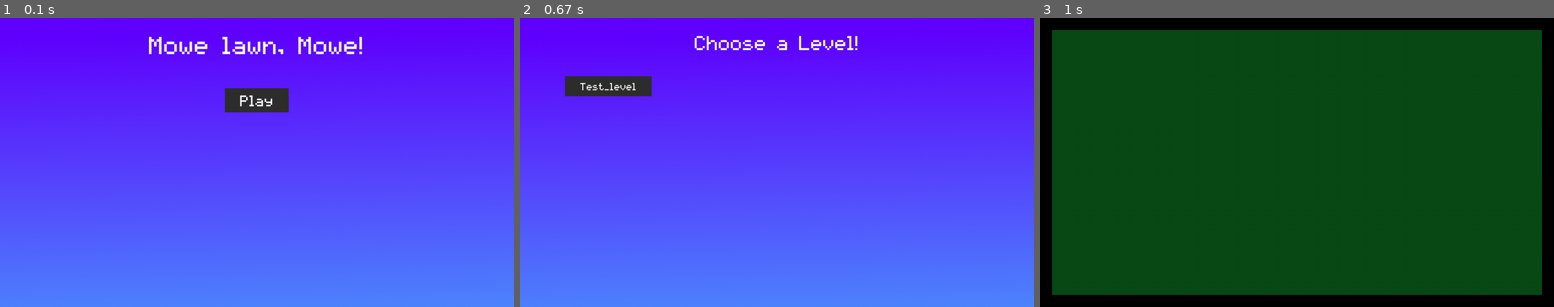
Above: before the commit, frames 1-3 (left to right).
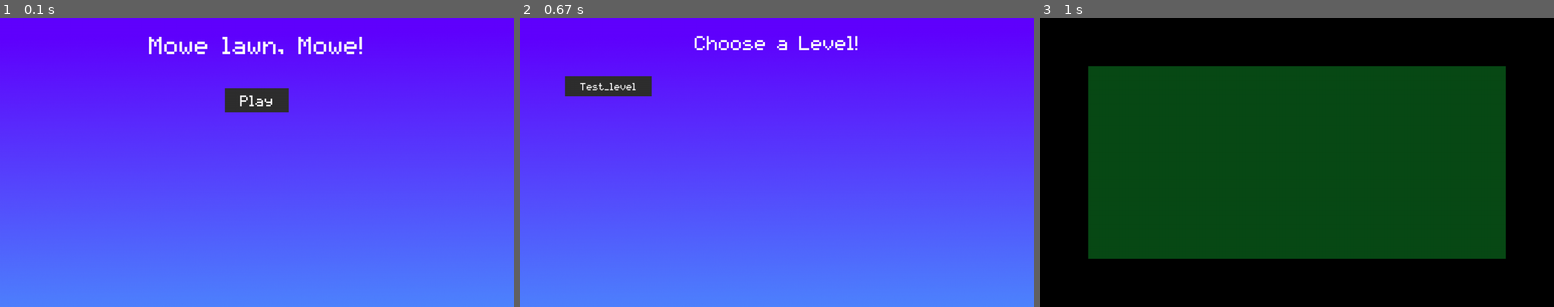
Above: after the commit, the same moments.

Repository: Acaippa/pygame-lawnmower
Game: pygame game, started from ver 0.3/main.py
The game is run twice, just before and just after one commit, with the same random seed, the same clock (stepped at 60 frames per second) and the same inputs.
Inputs (mouse positions are in pixels of both pictures, inside the frame that each line leads up to):
- Up to frame 1 (0.1 s): no input
- Up to frame 2 (0.67 s): click (777, 98) at 0.38 s
- Up to frame 3 (1 s): click (1127, 87) at 0.72 s

Frames 1-2 are identical in both runs. In frame 3, 33% of the frame differs, in the area x 2-98%, y 4-96%.

Commit message:
Add grass module

Diff:
--- /dev/null
+++ b/ver 0.3/modules/game/grass.py
@@ -0,0 +1,26 @@
+import pygame
+import random
+
+class Grass:
+	def __init__(self, parent, **kwargs):
+		self.parent = parent
+
+		self.display_surface = self.parent.display_surface # Test_level surface
+
+		self.delta_time = 0
+
+		self.pos = kwargs.get("pos", (0, 0))
+
+		self.height = 10
+
+		self.bend = random.uniform(-2, 2)
+
+		self.color = kwargs.get("color", "#00ff00")
+
+	def update(self, dt):
+		self.delta_time = dt
+
+		self.draw()
+
+	def draw(self):
+		pygame.draw.line(self.display_surface, self.color, self.pos, (self.pos[0] + self.bend, self.pos[1] + self.height), width = 2)
--- a/ver 0.3/modules/game/ground.py
+++ b/ver 0.3/modules/game/ground.py
@@ -1,4 +1,5 @@
 import pygame
+from modules.game.grass import*
 
 class Ground:
 	def __init__(self, level):
@@ -10,7 +11,7 @@
 
 		w, h = self.display_surface.get_size()
 
-		self.margin = 30
+		self.margin = 120
 
 		self.background_color = "#094a16"
 
